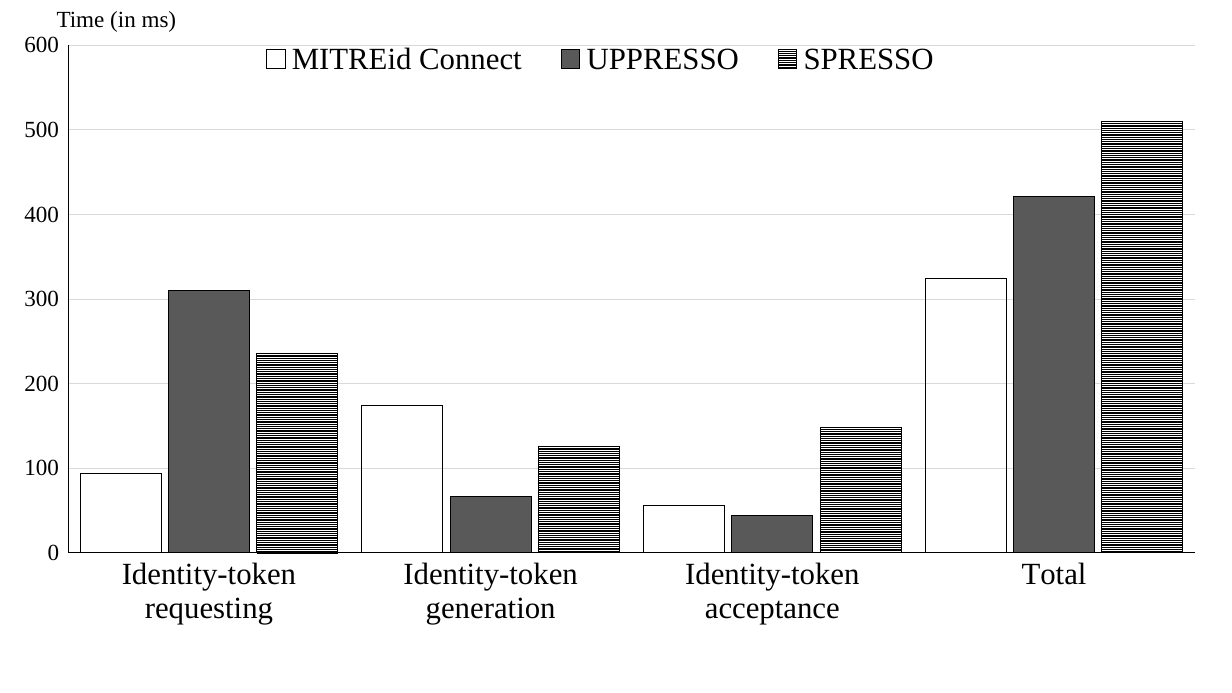
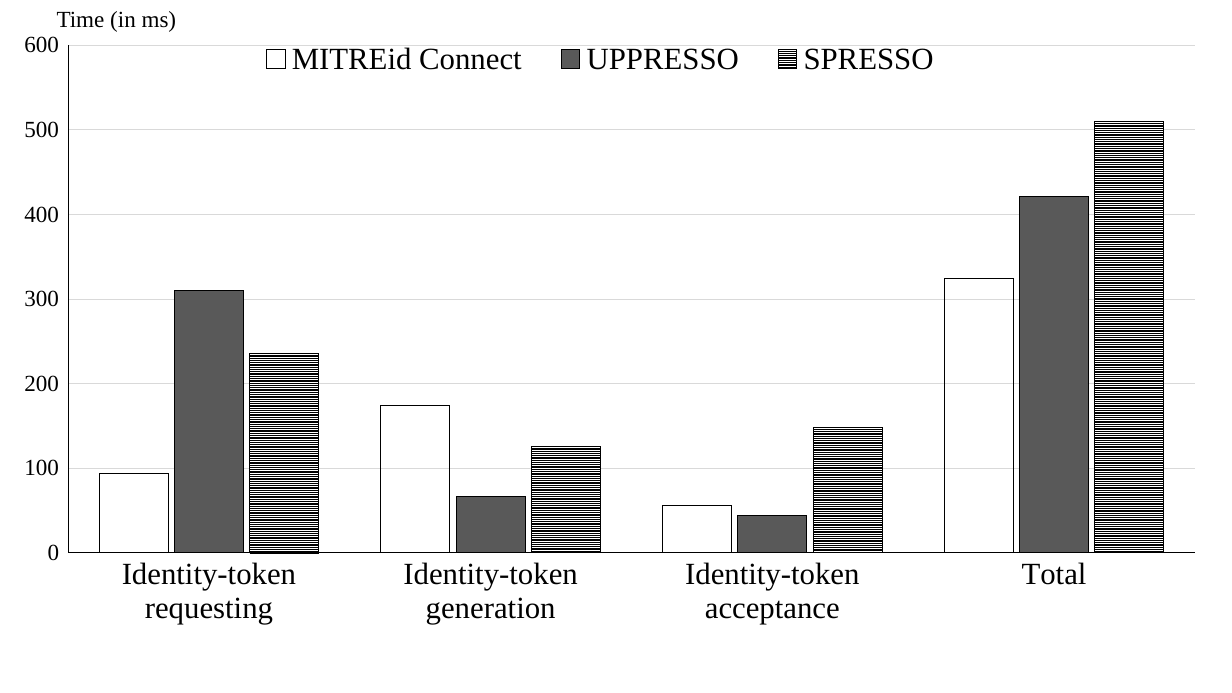
Before and after one commit to cqguo/OIDC-latex, a slide deck: slide 1 of fig/evaluation-internet.pptx. Drawn at 1232x693 pixels with LibreOffice and Linux fonts; fonts in the diff are those of the drawing. Boxes give left, top, right and bottom in pixels: in the first picture for what was removed or moved away, otherwise in the second. Text is boxed around its words. In the diff, an @@ line names an element or a change of style, - is before the commit and + after.

```diff
--- a/fig/evaluation-internet.pptx
+++ b/fig/evaluation-internet.pptx
@@ column chart at (x1=0, y1=19, x2=1220, y2=693) @@
@@ bar spacing changed @@
```
Also in this commit, not shown: 5 other files.
